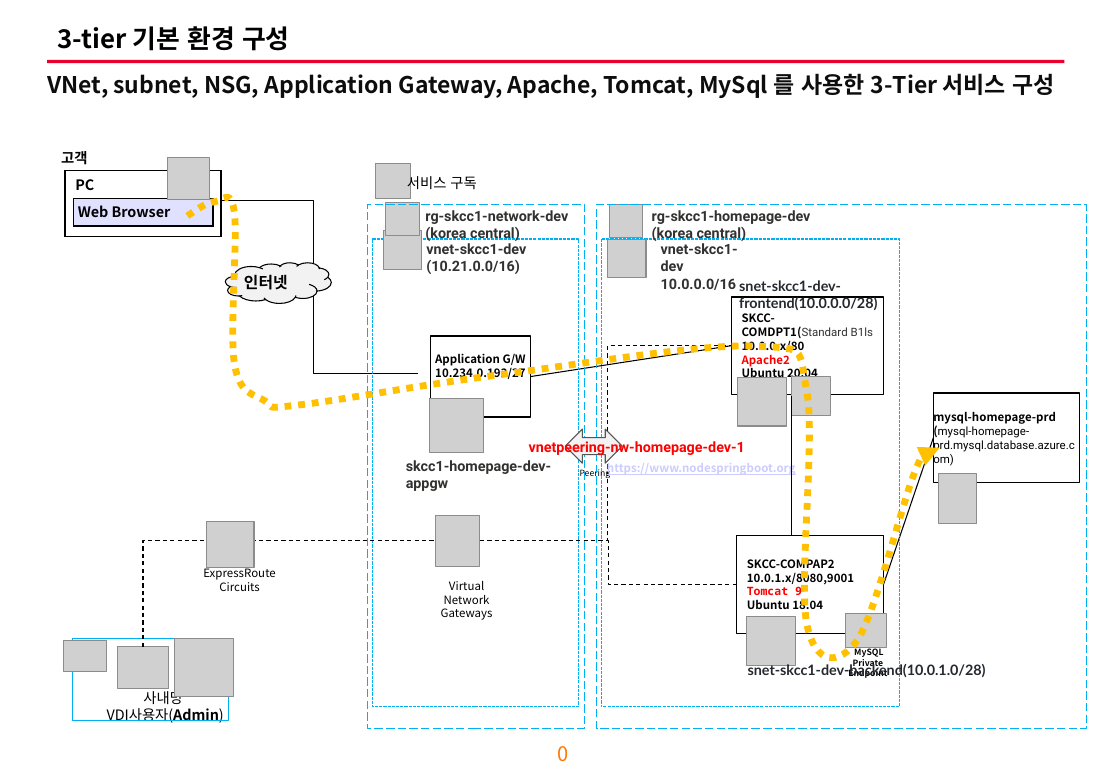
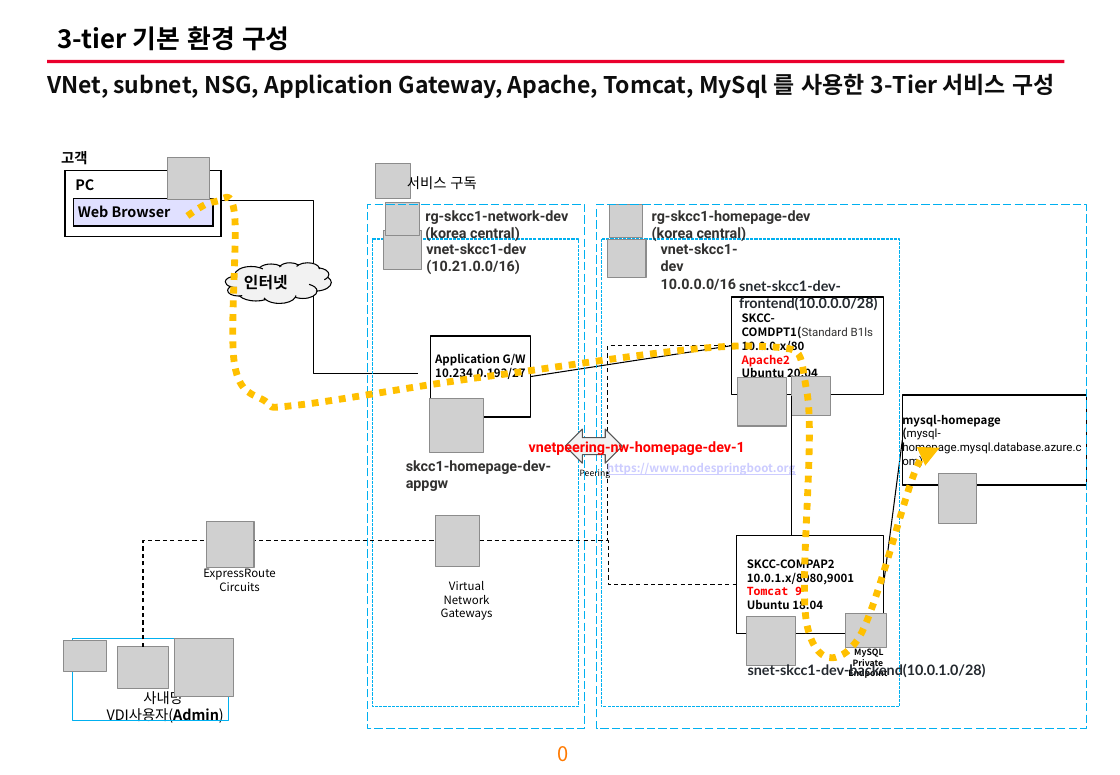
Before and after one commit to SEOTAEEYOUL/AzureBasic, a slide deck: slide 1 of 1.IaaS/자료/3-tier 기본 환경 구성.pptx. Drawn at 1120x775 pixels with LibreOffice and Linux fonts; fonts in the diff are those of the drawing; grey boxes stand for pictures. Boxes give left, top, right and bottom in pixels: in the first picture for what was removed or moved away, otherwise in the second. Text is boxed around its words. In the diff, an @@ line names an element or a change of style, - is before the commit and + after.

Commit message:
2022-02-10

```diff
--- a/1.IaaS/자료/3-tier 기본 환경 구성.pptx
+++ b/1.IaaS/자료/3-tier 기본 환경 구성.pptx
@@ text in rectangle at bbox=[902, 412, 1081, 455]: text changed @@
-mysql-homepage-prd
-(mysql-homepage-prd.mysql.database.azure.com)
+mysql-homepage
+(mysql-homepage.mysql.database.azure.com)
@@ rectangle "mysql-homepage (mysql-homepage.mysql.database.azure.com)": place and size @@
-rectangle "mysql-homepage (mysql-homepage.mysql.database.azure.com)" at bbox=[934, 393, 1080, 483]
+rectangle "mysql-homepage (mysql-homepage.mysql.database.azure.com)" at bbox=[903, 395, 1087, 485]
@@ line moved from (934, 438) - (884, 585) to (903, 441) - (884, 585) @@
```
